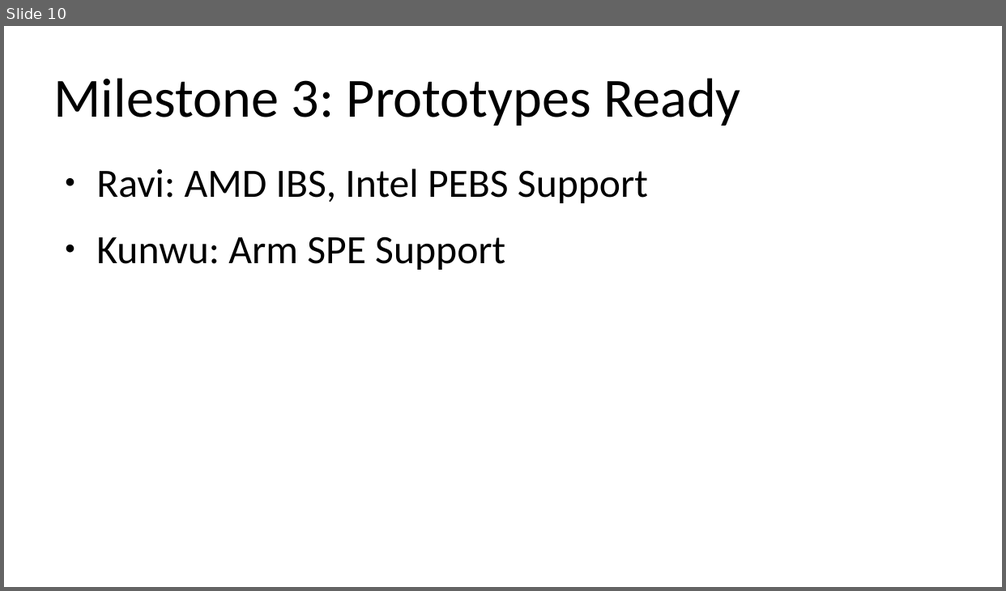
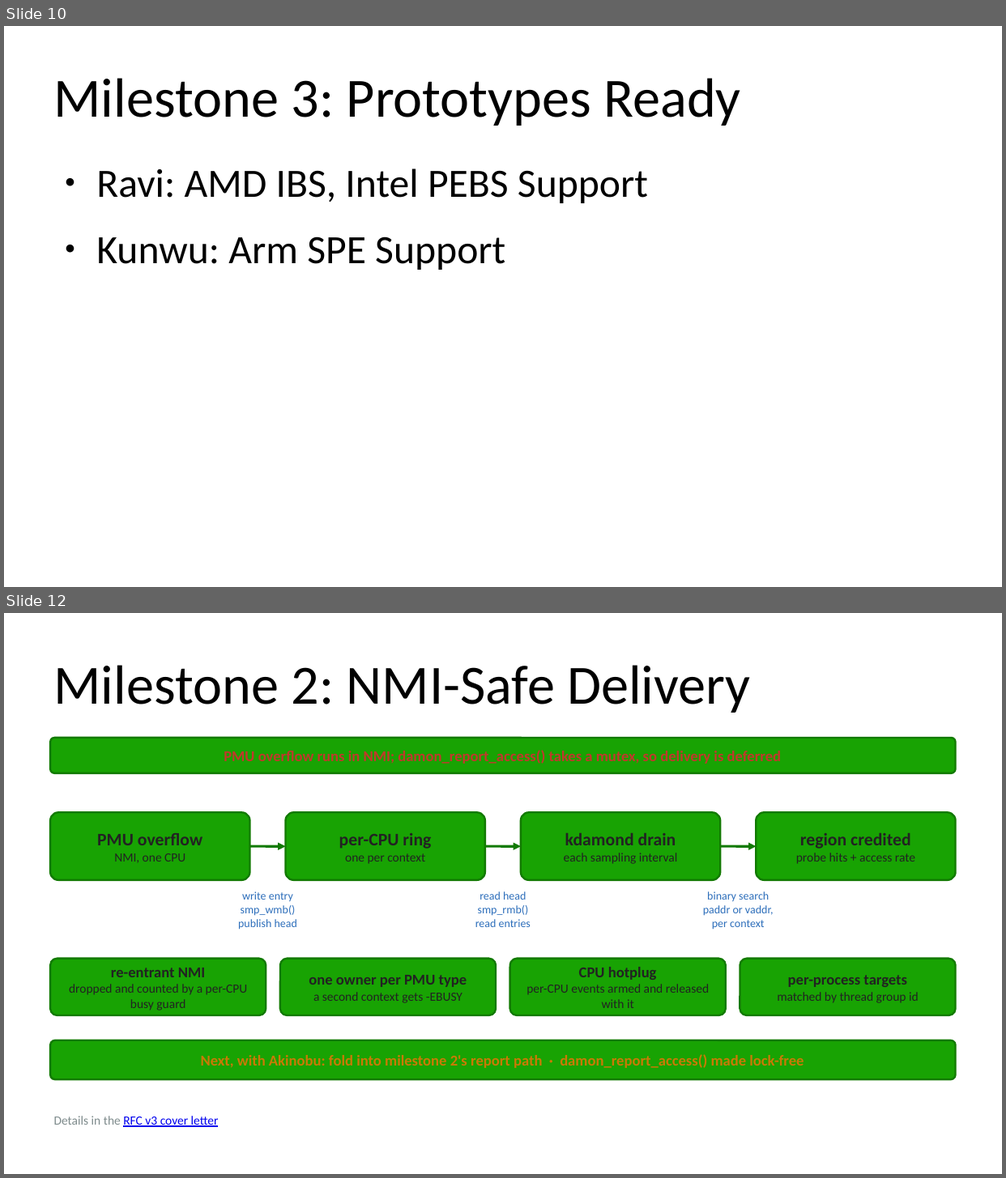
Before and after one commit to damonitor/talks, a slide deck: 2026/lpc/damon_nano_conf/damon_extension.odp. Shown one above the other, each under a label of ours: slide 10 before the commit, slides 10 and 12 after it; the slides between them are not shown. The pictures are 1006x591 and 1006x1178 pixels, drawn with LibreOffice and Linux fonts; fonts in the diff are those of the drawing. Boxes give left, top, right and bottom in pixels: in the first picture for what was removed or moved away, otherwise in the second. Text is boxed around its words. In the diff, an @@ line names an element or a change of style, - is before the commit and + after.

```diff
--- a/2026/lpc/damon_nano_conf/damon_extension.odp
+++ b/2026/lpc/damon_nano_conf/damon_extension.odp
@@ slide 12 added at (4, 613, 1002, 1174), background #FFFFFF @@
@@ title added at (54, 665, 750, 713), 44 pt, text #000000 @@
+Milestone 2: NMI-Safe Delivery
@@ rounded rectangle added at (50, 738, 956, 773), fill #18A303, outline #127A02 1.5 pt, 12 pt, text #C0392B, bold @@
+PMU overflow runs in NMI; damon_report_access() takes a mutex, so delivery is deferred
@@ rounded rectangle added at (50, 812, 249, 880), fill #18A303, outline #127A02 1.5 pt, 14 pt, text #222222, bold @@
+PMU overflow
+NMI, one CPU
@@ rounded rectangle added at (286, 812, 485, 880), fill #18A303, outline #127A02 1.5 pt, 10 pt, text #222222 @@
+per-CPU ring
+one per context
@@ rounded rectangle added at (521, 812, 720, 880), fill #18A303, outline #127A02 1.5 pt, 10 pt, text #222222 @@
+kdamond drain
+each sampling interval
@@ rounded rectangle added at (756, 812, 956, 880), fill #18A303, outline #127A02 1.5 pt, 10 pt, text #222222 @@
+region credited
+probe hits + access rate
@@ arrow added from (250, 846) to (286, 846), #127A02 2.01 pt @@
@@ arrow added from (485, 846) to (521, 846), #127A02 2.01 pt @@
@@ arrow added from (720, 846) to (756, 846), #127A02 2.01 pt @@
@@ text added at (238, 892, 297, 930), 9 pt, text #2E6FBB @@
+write entry
+smp_wmb()
+publish head
@@ text added at (475, 892, 530, 927), 9 pt, text #2E6FBB @@
+read head
+smp_rmb()
+read entries
@@ text added at (703, 892, 774, 930), 9 pt, text #2E6FBB @@
+binary search
+paddr or vaddr,
+per context
@@ rounded rectangle added at (50, 959, 266, 1016), fill #18A303, outline #127A02 1.5 pt, 10 pt, text #222222 @@
+re-entrant NMI
+dropped and counted by a per-CPU busy guard
@@ rounded rectangle added at (280, 959, 496, 1016), fill #18A303, outline #127A02 1.5 pt, 10 pt, text #222222 @@
+one owner per PMU type
+a second context gets -EBUSY
@@ rounded rectangle added at (510, 959, 726, 1016), fill #18A303, outline #127A02 1.5 pt, 10 pt, text #222222 @@
+CPU hotplug
+per-CPU events armed and released with it
@@ rounded rectangle added at (740, 959, 956, 1016), fill #18A303, outline #127A02 1.5 pt, 10 pt, text #222222 @@
+per-process targets
+matched by thread group id
@@ rounded rectangle added at (50, 1041, 956, 1080), fill #18A303, outline #127A02 1.5 pt, 12 pt, text #C97A06, bold @@
+Next, with Akinobu: fold into milestone 2's report path · damon_report_access() made lock-free
@@ text added at (54, 1116, 219, 1127), 10 pt, text #0000EE, underline @@
+Details in the RFC v3 cover letter
```
Also in this commit, not shown: 1 slide changed, 2 other slides added.
